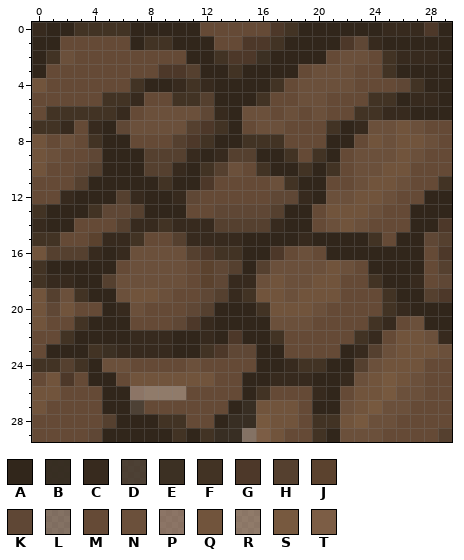
One commit to this pixel-art sprite: static/floor.png. That is the earlier state.
The file is 30x30 pixels. Colours within 5 levels of each other are drawn and written as one.
Palette (. is transparent): A #31261b  B #31271bf4  C #372a1e  D #3d2f21e2  E #3c3023  F #423324  G #4d3829  H #55402f  J #5b422e  K #5f4735  L #644a35b2  M #654a36  N #6b503b  P #704f38b2  Q #71543c  R #75573eb2  S #77593f  T #7c5d45
The same view after the edit:
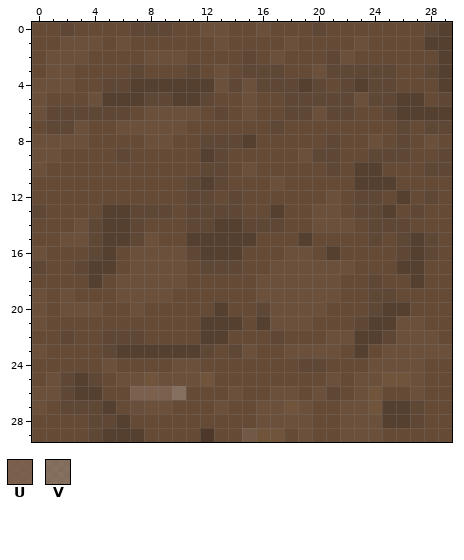
Colours new in this view: U #6e513be0  V #71553fc7
What changed:
colour D: #3d2f21e2 -> #654b38f8
colour L: #644a35b2 -> #6b513bee
y 0: x 0..13 CAAFFFFAAAAAMM -> MMKMMMMKKKMMNN; x 16..29 MGFAAAAAACCCGA -> NMMMKMMMMMMMKH
y 1: x 0..4 AAMMM -> MMNNN; x 6..13 MAFFAAAM -> NMMMMMMN; x 15..29 GGFAAAAGKCAAAAA -> MMMNMMMMNMMMMHH
y 2: x 0..1 AF -> MN; x 3 M -> N; x 8..21 MMMAAFGGEAAAAM -> NNNMMMMKMNMMMK; x 23 N -> M; x 25..29 FCCCA -> MMMMH
y 3: x 0..2 AMM -> MNN; x 7 M -> K; x 9..18 GGHAAFAAAA -> MMKMNMKKKM; x 21..29 NNMMFAAAA -> KKKKKMMKH
y 4: x 0..2 QMM -> NNN; x 5..29 MMFAACFCAAAAFMNNNNMMMKFAA -> KKHHHHHHNKNKKKHKMKHKKMMMH
y 5: x 0 M -> N; x 4..16 MFFCMMFFHAAAF -> NHHHKKHHKMMNM; x 18..29 MNNMMMFFACCA -> KKKKKNKKHHMK
y 6: x 0..6 MFFFFFC -> NKKKKKK; x 12..14 KCA -> MKM; x 16 N -> M; x 18..19 NM -> KK; x 21..29 MMFFCCAAA -> KKMMKHHHH
y 7: x 0..6 FFCMCAK -> MKKNMMN; x 11..14 HGFA -> MMMM; x 16..17 NN -> MK; x 21..29 FACNNQNMM -> MMMMMKMKK
y 8: x 0..1 QM -> NN; x 3..6 MFAA -> NMMM; x 8..17 MMHGFAAFFF -> NNMMKKKHMM; x 21..22 AA -> KM; x 24..27 QNQQ -> NMKM
y 9: x 0 Q -> N; x 4..21 KAAAHHHCACHHAAFMFA -> MMKMMMMMHKMMMMMNKK; x 23..27 NNNQN -> MKKKM; x 29 M -> K
y 10: x 0 Q -> N; x 3..21 KHAAAHHCAFHNMFAAFAF -> MMMMMMMMMKKMNMMMMMK; x 23..26 NNQQ -> HHMM; x 28..29 MM -> KK
y 11: x 3..13 HAAAAAFAAGM -> MMMMMMMMKHK; x 18..20 FAA -> MMM; x 23..26 NQQN -> HHHM; x 29 F -> M
y 12: x 2..10 CAAAHCAAC -> MMMMMMMMM; x 12 M -> K; x 14 M -> K; x 17..20 KKCA -> MMMM; x 22..26 NQQNM -> MKKMH; x 28..29 AA -> KM
y 13: x 0..12 FAAAFKKHAAAMM -> KMMMMHHKKKMKK; x 15..16 KK -> MM; x 18..25 AAMQQQNM -> MMNNMKKH; x 27..29 AAA -> KMM
y 14: x 0..5 CAAMMM -> MMMNKH; x 7..12 CCFCCC -> KMMMKK; x 15..20 HHCAAM -> KKKMMN; x 22..29 QNMMMAAG -> NMKKKMMM
y 15: x 0..8 FFMMJCCFM -> MMNNKHHKN; x 10..24 HCCCCAAAACAAAAF -> MHHHHHMMMHMMMMK; x 26..27 AA -> KH; x 29 H -> M
y 16: x 0..6 QHHHCAC -> NMMMKHM; x 11..18 HGFFAAGM -> KHHHMMMN; x 21..29 AAAAAAAMG -> HMMMMKHKM
y 17: x 0..5 FAAAAA -> KMMKHH; x 12 J -> K; x 14..16 HAH -> KMM; x 21 Q -> N; x 24..27 AAAA -> MMHH; x 29 H -> M
y 18: x 0..5 FCCAAH -> MMMMHM; x 12..15 JKCC -> MMMM; x 17 Q -> N; x 20..21 QQ -> NN; x 24..27 FAAC -> KMMH; x 29 K -> M
y 19: x 0..1 QH -> NM; x 3..5 FAA -> MMM; x 7..8 QQ -> NN; x 12..17 KHCFQQ -> MMMMNN; x 19..21 QQQ -> NNN; x 24..29 MFAAHG -> KKMMMM
y 20: x 0..6 QKQMMAC -> NMNNNMM; x 11..19 KHAAAFQQQ -> MMHMMKNNN; x 24..29 MFCAAA -> KHHMMM
y 21: x 0 Q -> N; x 3..6 FAAA -> MMMM; x 10..16 KGCAAAA -> MMHHHMH; x 23..26 MFCM -> KHHN; x 28..29 AA -> MM
y 22: x 2..17 FAAAACCCAACAGAAF -> KMMKKKMMMMHHMMMK; x 21..27 MMFCMQQ -> NNHHKNN; x 29 C -> M
y 23: x 0..13 MAAAFECCCCAAFG -> NMMMMKHHHHHHKM; x 15..24 KAAMMMMACH -> NMMNNNNMHM; x 26..28 QQQ -> NNN
y 24: x 0..4 FFHFA -> MMMMM; x 6 N -> M; x 10 M -> N; x 16..23 AACFFAAH -> MMMKKMMM; x 25..27 QQQ -> NNN
y 25: x 1..7 QGMAAMQ -> NKHKMNN; x 9..11 QQQ -> NNN; x 15..22 AACCCAAC -> MMMMMMNM; x 24..25 QS -> NQ
y 26: x 0..10 QQMMMAAPRRR -> NNKHHMMUUUV; x 14..18 MAFMM -> NMMNN; x 20..21 CA -> NK; x 23 Q -> N; x 25..26 SN -> MM
y 27: x 0 Q -> N; x 2..6 MMMAA -> KKKHM; x 8..9 MM -> NN; x 13..17 MABQQ -> NMMNN; x 19..21 MAA -> NMM; x 23..27 QSNNM -> NQHHK
y 28: x 4..10 MHAAAFF -> KKHMMMM; x 13..23 ABBSQQMFFQS -> MMMNNNNMMNN; x 25..27 NMM -> HHK
y 29: x 5..14 AAAAAFAFBB -> HHHMMMMGMM; x 16 T -> Q; x 19..21 MFA -> NMM; x 29 H -> M
Changed places in both pictures, as pixel boxes (x1, y1, x2, y2):
changed: (32, 22, 452, 442)
